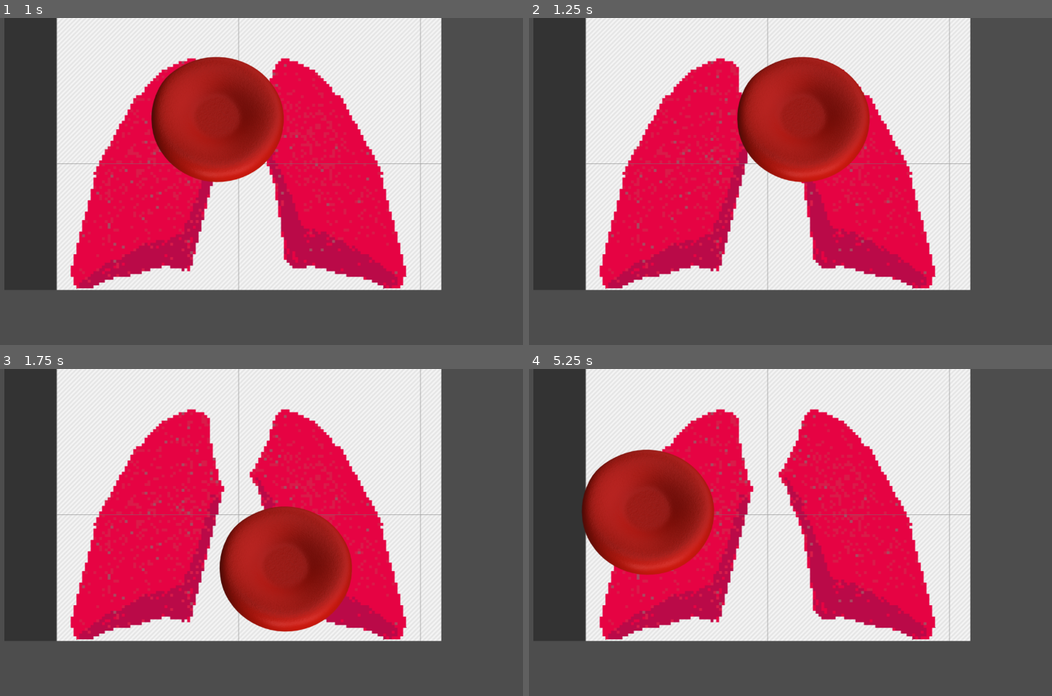
Above: before the commit, frames 1-4 (two rows, left to right).
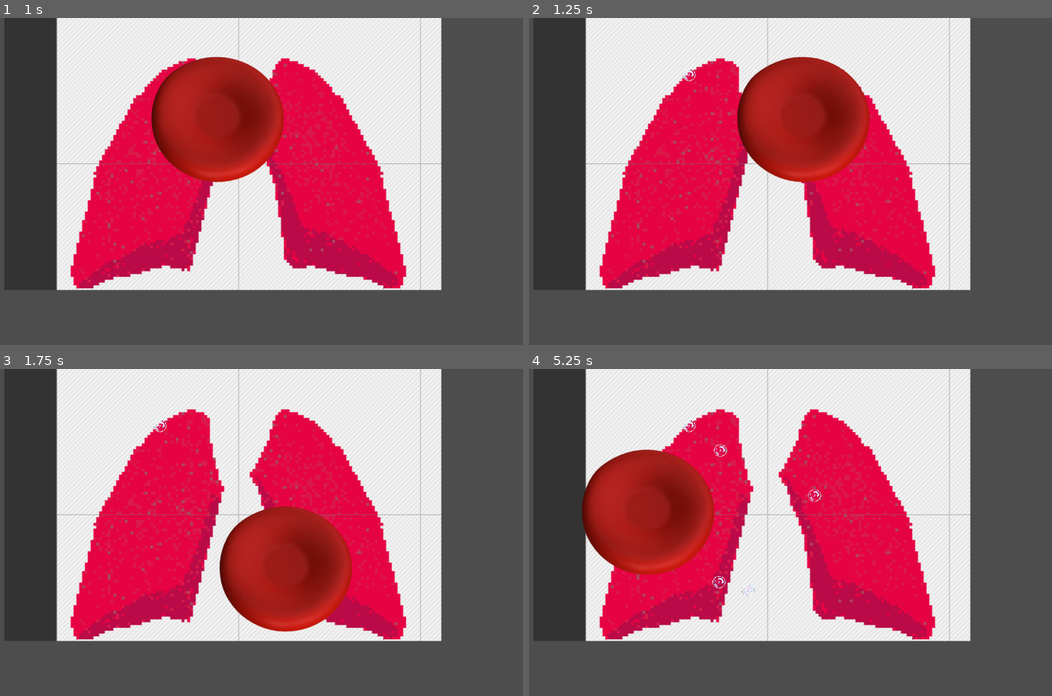
Above: after the commit, the same moments.

Repository: Fran0004/Malaga_jam
Game: Godot game, scene res://Prefabs/Testing.tscn
Two runs of this game, one before a commit and one after it. Both use one fixed random seed, a clock stepped at 60 frames per second and the inputs below.
Inputs:
- Up to frame 1 (1 s): tap Enter at 0.5 s; hold D (move_right) from 0.53 s (still down); tap E (trade) at 0.6 s
- Up to frame 2 (1.25 s): keep holding D (move_right)
- Up to frame 3 (1.75 s): release D (move_right) at 1.28 s; hold S (move_down) from 1.28 s (still down); tap E (trade) at 1.35 s
- Up to frame 4 (5.25 s): release S (move_down) at 2.03 s; hold D (move_right) 2.03-2.78 s; tap E (trade) every 0.75 s from 2.1 to 5.1 s; hold W (move_up) 2.78-3.53 s; hold A (move_left) 3.53-5.03 s; hold S (move_down) from 5.03 s (still down)

Frame 1 is identical in both runs. In frame 2, less than 0.1% of the frame differs, in the area x 29-32%, y 15-20%; in frame 3, less than 0.1%; in frame 4, 0.2%, in the area x 29-56%, y 15-70%.
Error before the commit: Invalid access to property or key 'time_left' on a base object of type 'null instance'. (res://Scripts/pulmones.gd:16)
Error after the commit: Invalid call. Nonexistent function 'trade_organ' in base 'Node (Game_Manager.gd)'. (res://Scripts/Player/player.gd:28)

Commit message:
timer arreglado

Diff:
--- a/Prefabs/Testing.tscn
+++ b/Prefabs/Testing.tscn
@@ -23,6 +23,10 @@
 [node name="Spawnpoint" type="Node2D" parent="Pulmones"]
 position = Vector2(37, 33)
 
+[node name="bubbleTimer" type="Timer" parent="Pulmones"]
+one_shot = true
+autostart = true
+
 [node name="Player" parent="." instance=ExtResource("1_e22wt")]
 position = Vector2(363, 228)
 
